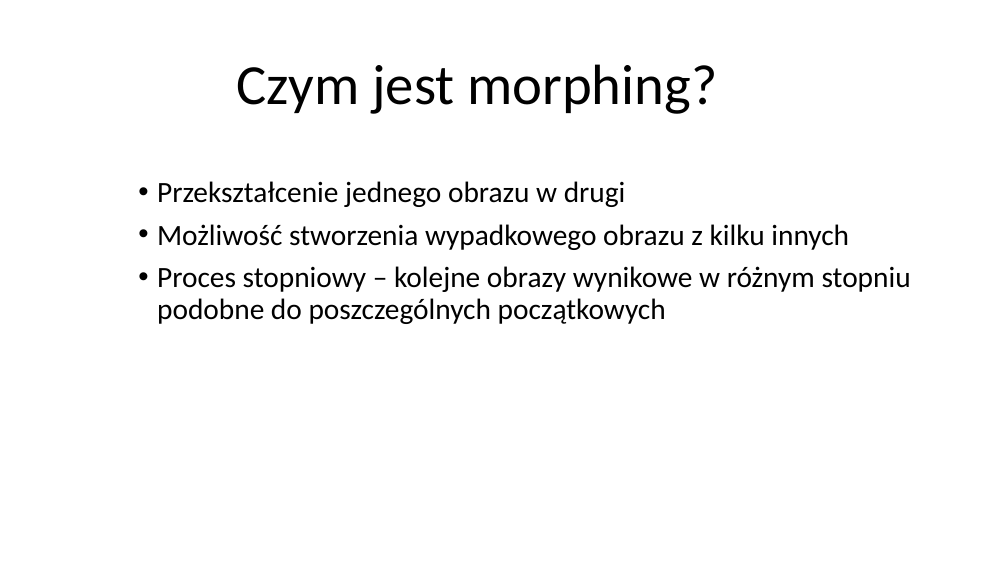
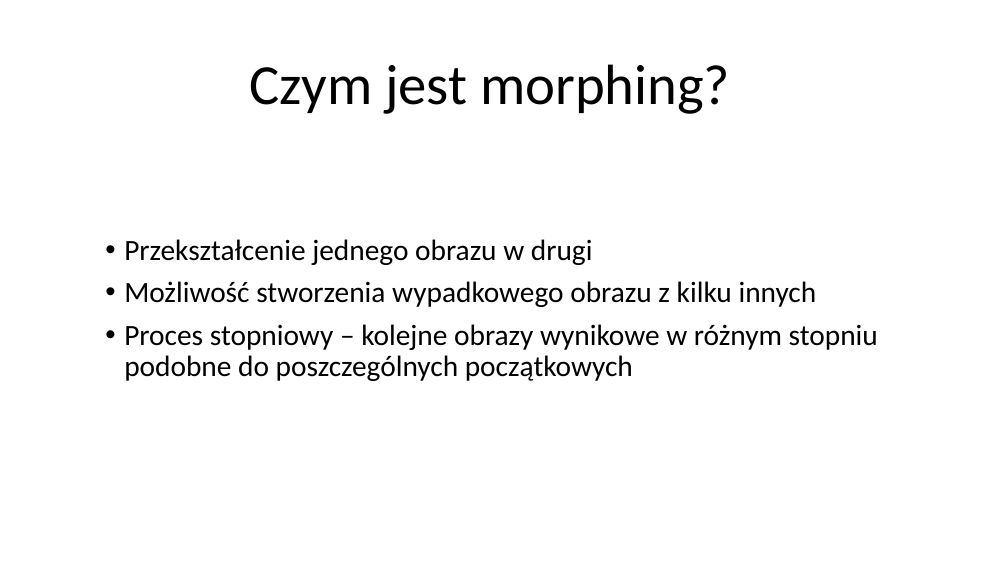
Before and after one commit to Gazda70/Image-Morphing, a slide deck: slide 2 of Morphing obrazów.pptx. Drawn at 1008x567 pixels with LibreOffice and Linux fonts; fonts in the diff are those of the drawing. Boxes give left, top, right and bottom in pixels: in the first picture for what was removed or moved away, otherwise in the second. Text is boxed around its words. In the diff, an @@ line names an element or a change of style, - is before the commit and + after.

```diff
--- a/Morphing obrazów.pptx
+++ b/Morphing obrazów.pptx
@@ title "Czym jest morphing?": place and size @@
-title "Czym jest morphing?" at bbox=[237, 64, 717, 114]
+title "Czym jest morphing?" at bbox=[249, 64, 730, 114]
@@ text "Przekształcenie jednego obrazu w drugi": place and size @@
-text "Przekształcenie jednego obrazu w drugi" at bbox=[157, 181, 911, 324]
+text "Przekształcenie jednego obrazu w drugi" at bbox=[124, 239, 878, 381]
```
Also in this commit, not shown: 2 other slides changed, 10 other files.
